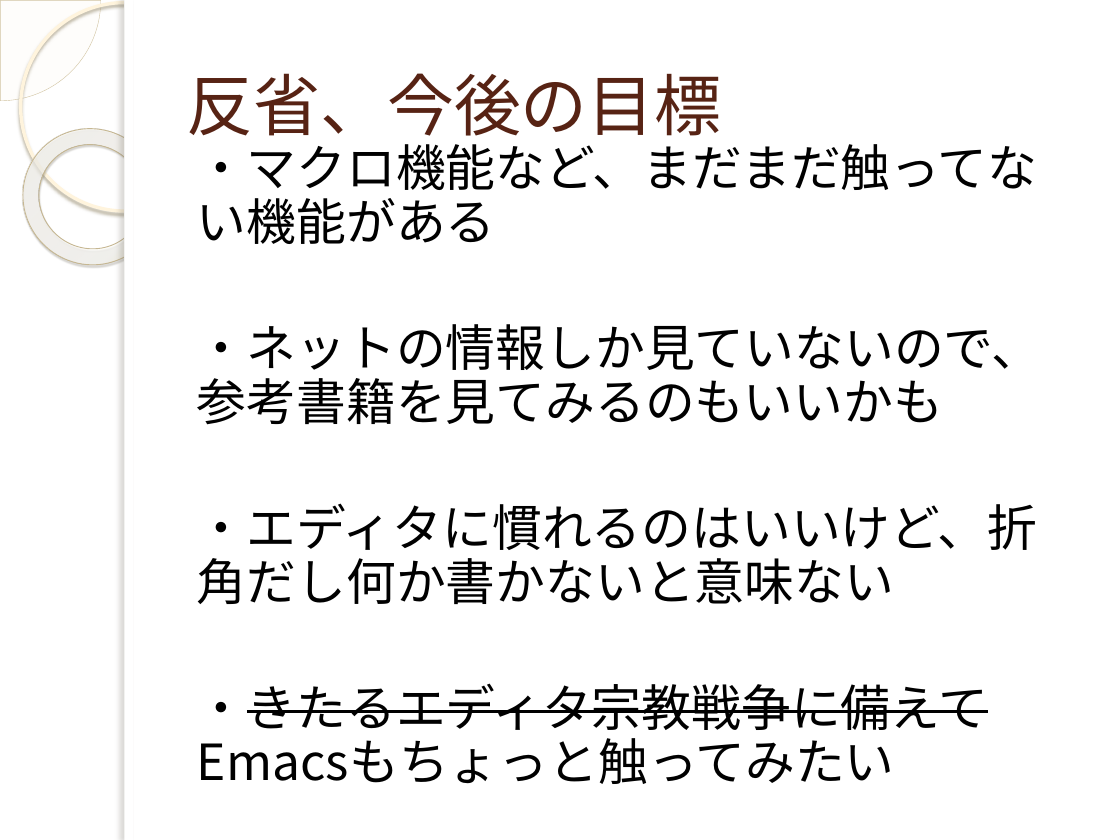
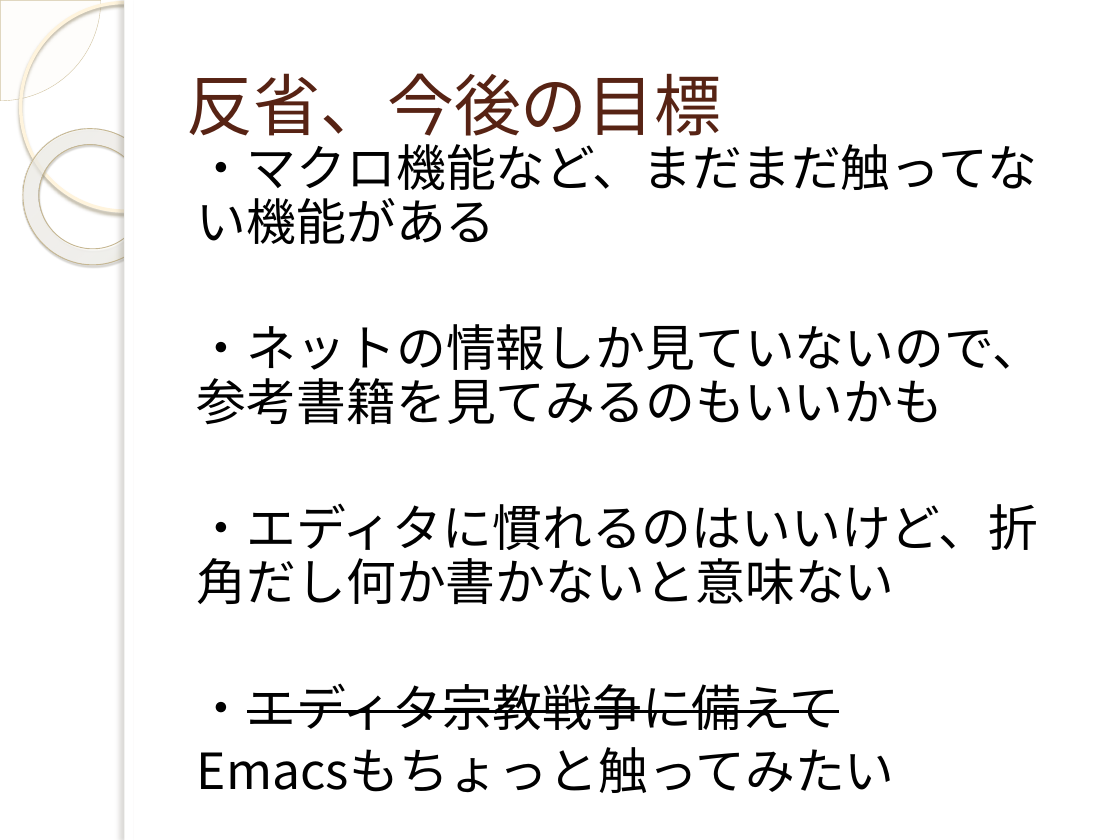
Before and after one commit to yuridonus/FEstudy, a slide deck: slide 37 of vimmer.pptx (slide 33 before the commit). Drawn at 1120x840 pixels with LibreOffice and Linux fonts; fonts in the diff are those of the drawing; background and template pictures are left out. Boxes give left, top, right and bottom in pixels: in the first picture for what was removed or moved away, otherwise in the second. Text is boxed around its words. In the diff, an @@ line names an element or a change of style, - is before the commit and + after.

```diff
--- a/vimmer.pptx
+++ b/vimmer.pptx
@@ text at <box>197,683,895,793</box>: text changed @@
-・きたるエディタ宗教戦争に備えてEmacsもちょっと触ってみたい
+・エディタ宗教戦争に備えて
+Emacsもちょっと触ってみたい
```
Also in this commit, not shown: 10 other slides changed, 6 slides added.
